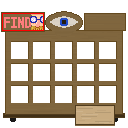
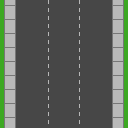
Comparing the layer stacks of the two 128 x 128 images. Changes:
painted on "Layer 7" over [0, 0, 128, 128]
removed layer "Layer 8" over [85, 14, 125, 30]
removed layer "Layer 5" over [1, 12, 45, 32]
removed layer "Layer 3" over [2, 11, 126, 126]
removed layer "Layer 4" over [10, 116, 118, 122]
